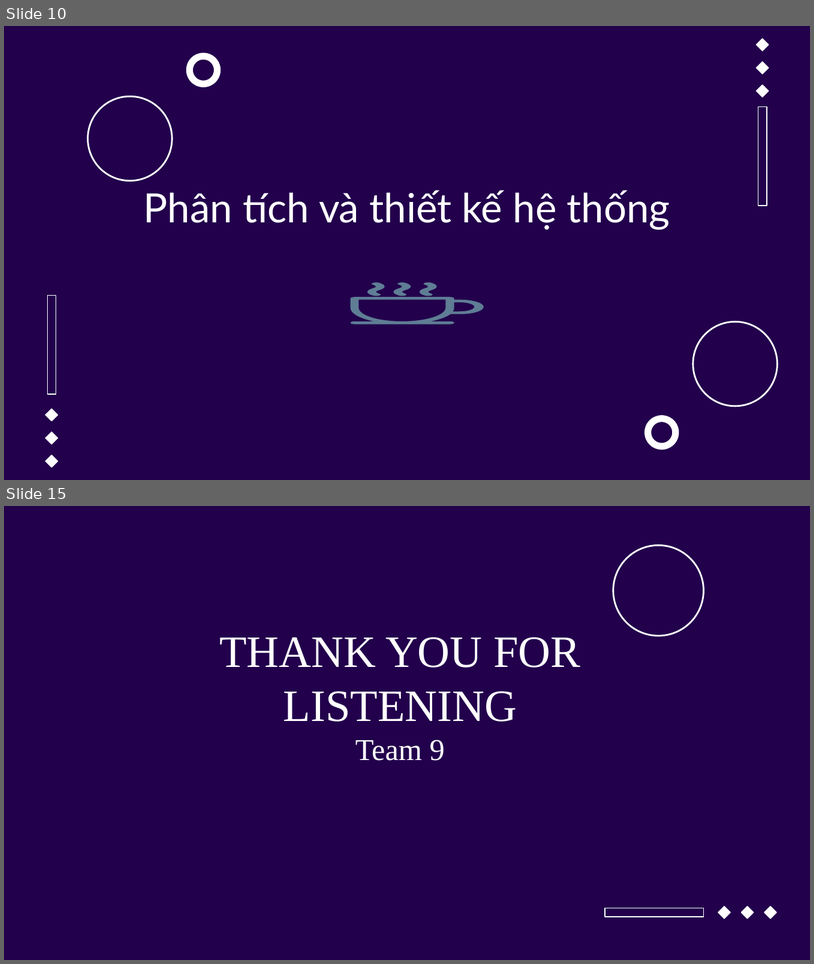
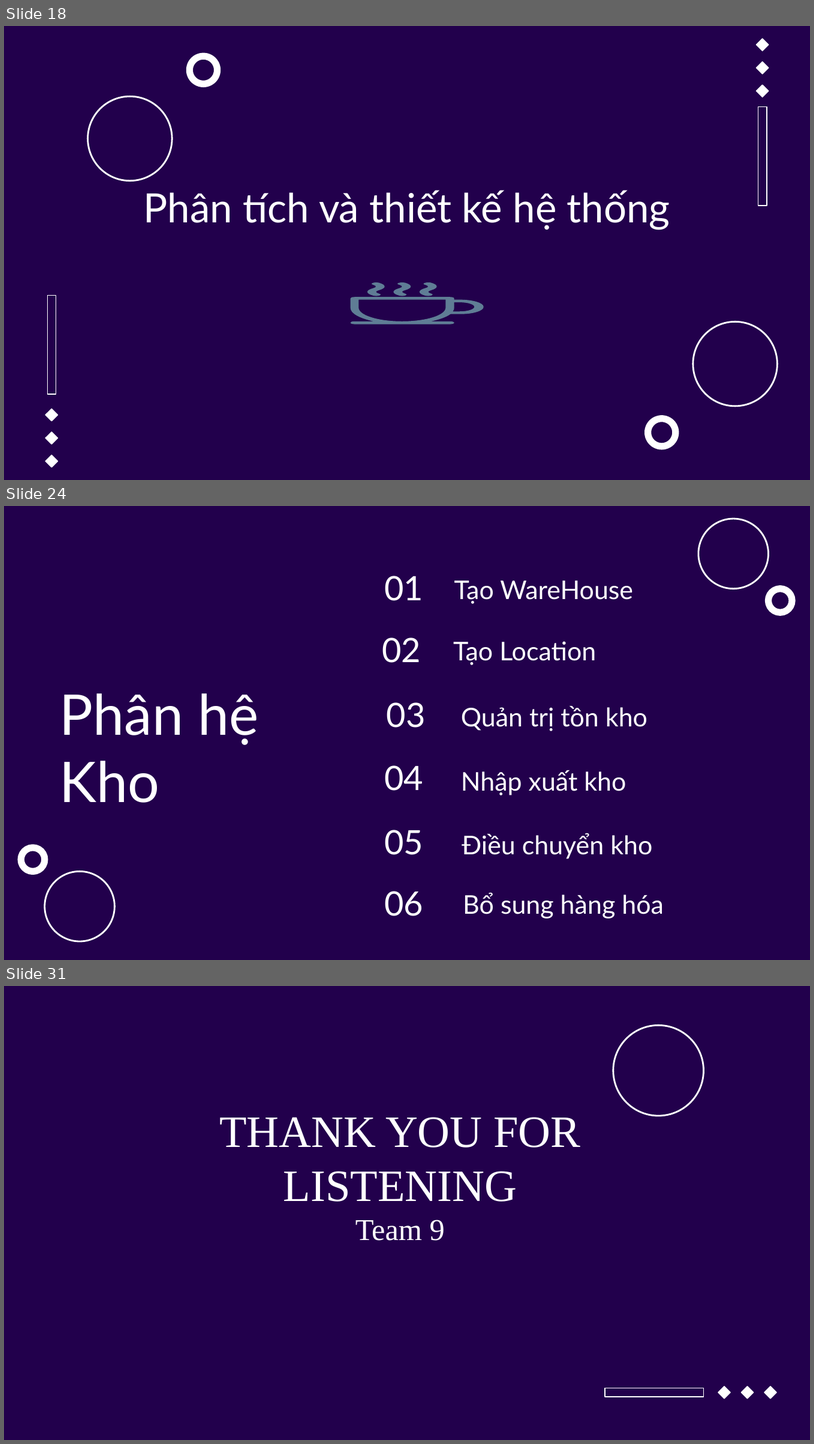
Before and after one commit to manhph81/ERP, a slide deck: 9_ERP.pptx. Shown one above the other, each under a label of ours: slides 10 and 15 before the commit, slides 18, 24 and 31 after it; the slides between them are not shown. The pictures are 814x964 and 814x1444 pixels, drawn with LibreOffice and Linux fonts; fonts in the diff are those of the drawing; background and template pictures are left out. Boxes give left, top, right and bottom in pixels: in the first picture for what was removed or moved away, otherwise in the second. Text is boxed around its words. In the diff, an @@ line names an element or a change of style, - is before the commit and + after.

```diff
--- a/9_ERP.pptx
+++ b/9_ERP.pptx
@@ slide 24 added at [4, 506, 810, 960], background #22004C @@
@@ ellipse added at [699, 519, 769, 589], outline #FFFFFF 1.5 pt @@
@@ title added at [384, 576, 423, 601], 30 pt, text #FFFFFF @@
+01
@@ subtitle added at [455, 580, 633, 604], 23 pt, text #FFFFFF @@
+Tạo WareHouse
@@ ellipse added at [768, 588, 792, 612], outline #FFFFFF 6 pt @@
@@ title added at [382, 637, 421, 663], 30 pt, text #FFFFFF @@
+02
@@ subtitle added at [453, 641, 596, 665], 23 pt, text #FFFFFF @@
+Tạo Location
@@ title added at [60, 693, 258, 802], 50 pt, text #FFFFFF @@
+Phân hệ Kho
@@ title added at [387, 702, 426, 727], 30 pt, text #FFFFFF @@
+03
@@ subtitle added at [461, 706, 648, 731], 23 pt, text #FFFFFF @@
+Quản trị tồn kho
@@ text added at [384, 765, 423, 790], 30 pt, text #FFFFFF @@
+04
@@ subtitle added at [461, 770, 626, 795], 23 pt, text #FFFFFF @@
+Nhập xuất kho
@@ text added at [384, 829, 423, 855], 30 pt, text #FFFFFF @@
+05
@@ ellipse added at [21, 847, 44, 870], outline #FFFFFF 6 pt @@
@@ subtitle added at [462, 832, 653, 859], 23 pt, text #FFFFFF @@
+Điều chuyển kho
@@ ellipse added at [45, 871, 115, 942], outline #FFFFFF 1.5 pt @@
@@ text added at [384, 891, 423, 916], 30 pt, text #FFFFFF @@
+06
@@ subtitle added at [463, 892, 664, 918], 23 pt, text #FFFFFF @@
+Bổ sung hàng hóa
@@ what was slide 10 is now slide 18 @@
@@ what was slide 15 is now slide 31 @@
```
Also in this commit, not shown: 4 slides changed, 18 other slides added, 3 slides removed, 1 other file.
